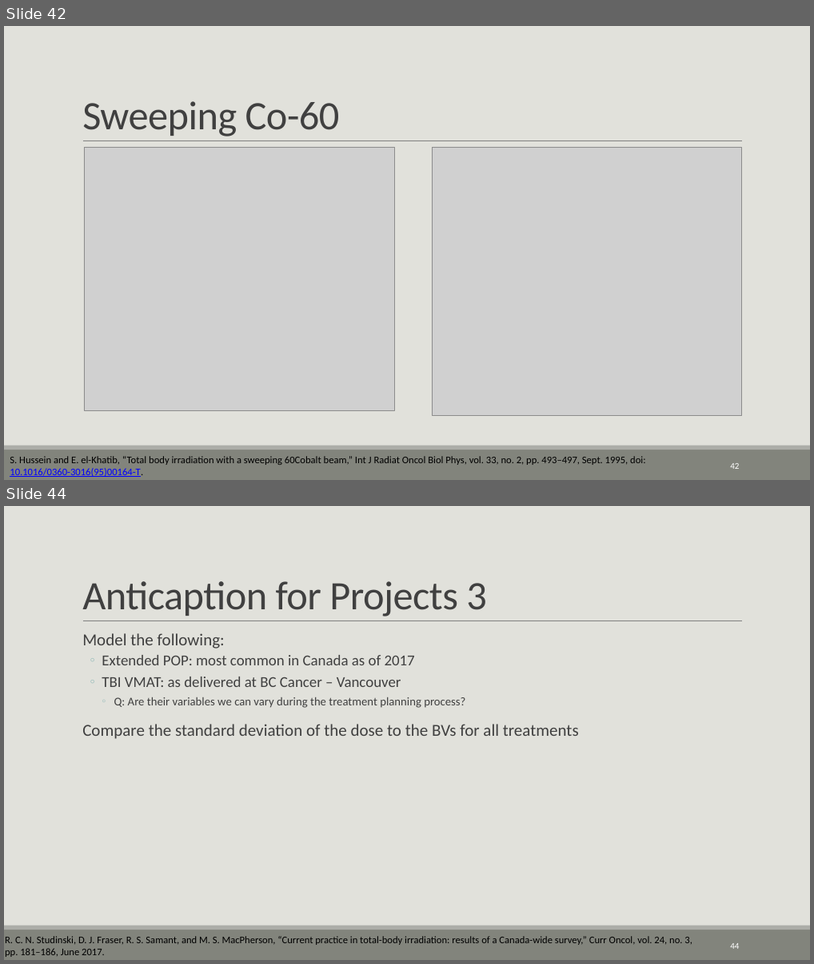
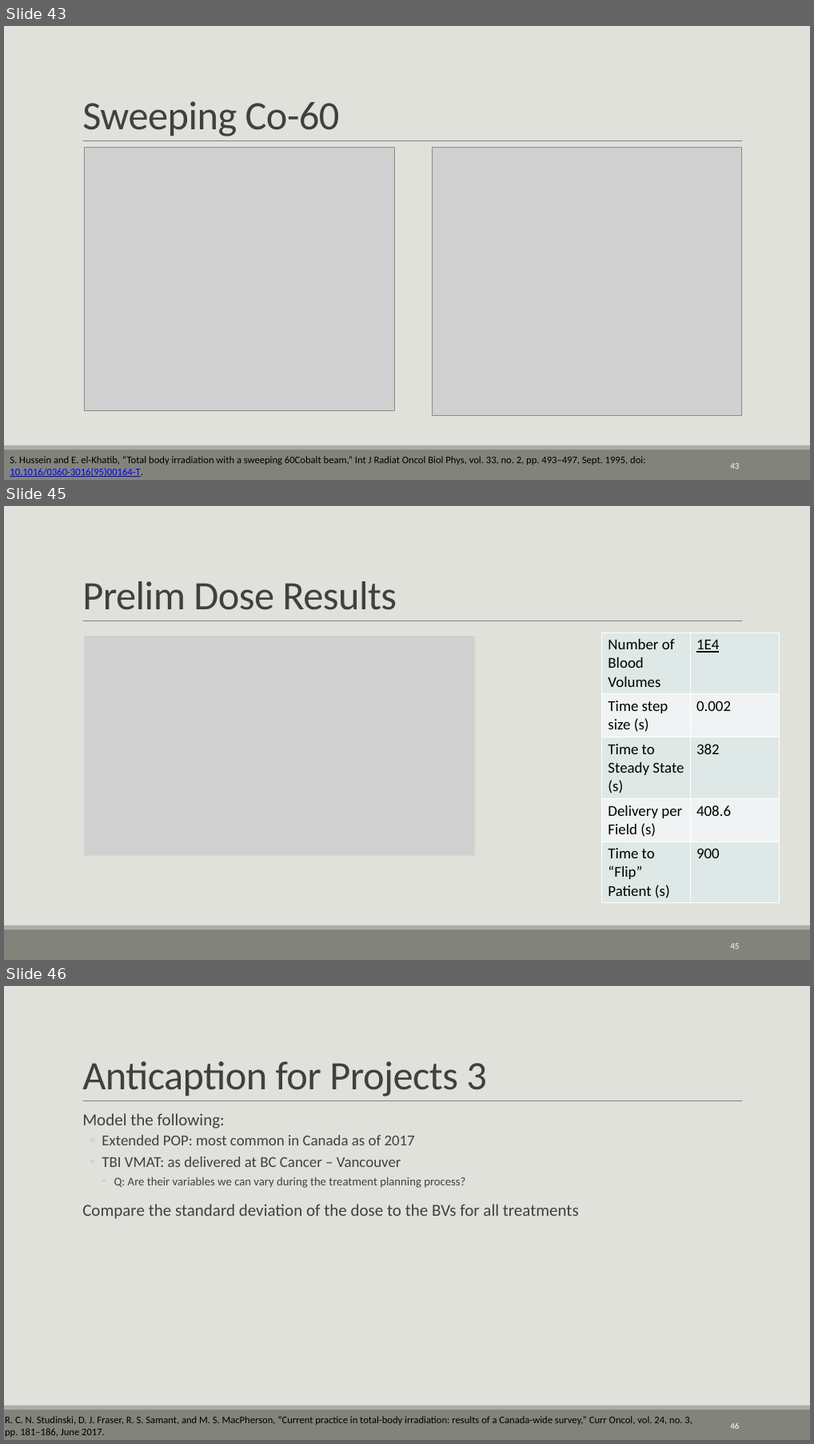
Before and after one commit to CNorthwayMedPhys/Full-Body-Flow-Model-Project, a slide deck: Working Documents/11.25_Committee Meeting.pptx. Shown one above the other, each under a label of ours: slides 42 and 44 before the commit, slides 43, 45 and 46 after it; the slides between them are not shown. The pictures are 814x964 and 814x1444 pixels, drawn with LibreOffice and Linux fonts; fonts in the diff are those of the drawing; grey boxes stand for pictures. Boxes give left, top, right and bottom in pixels: in the first picture for what was removed or moved away, otherwise in the second. Text is boxed around its words. In the diff, an @@ line names an element or a change of style, - is before the commit and + after.

```diff
--- a/Working Documents/11.25_Committee Meeting.pptx
+++ b/Working Documents/11.25_Committee Meeting.pptx
@@ slide 45 added at (x1=4, y1=506, x2=810, y2=960), background #E1E1DB; not listed: 3 template elements that a slide beside it also shows @@
@@ title added at (x1=82, y1=581, x2=397, y2=610), 48 pt, text #404040 @@
+Prelim Dose Results
@@ picture added at (x1=84, y1=636, x2=474, y2=855) @@
@@ table added at (x1=602, y1=632, x2=779, y2=901), 5 rows, 2 columns @@
+Number of Blood Volumes | 1E4
+Time step size (s) | 0.002
+Time to Steady State (s) | 382
+Delivery per Field (s) | 408.6
+Time to “Flip” Patient (s) | 900
@@ page number added at (x1=730, y1=943, x2=739, y2=948), 10.5 pt, text #FFFFFF @@
+45
@@ what was slide 42 is now slide 43 @@
@@ what was slide 44 is now slide 46 @@
@@ page number at (x1=730, y1=1422, x2=739, y2=1428): text changed @@
-44
+46
```
Also in this commit, not shown: 6 slides changed, 1 other slide added, 20 other files.
